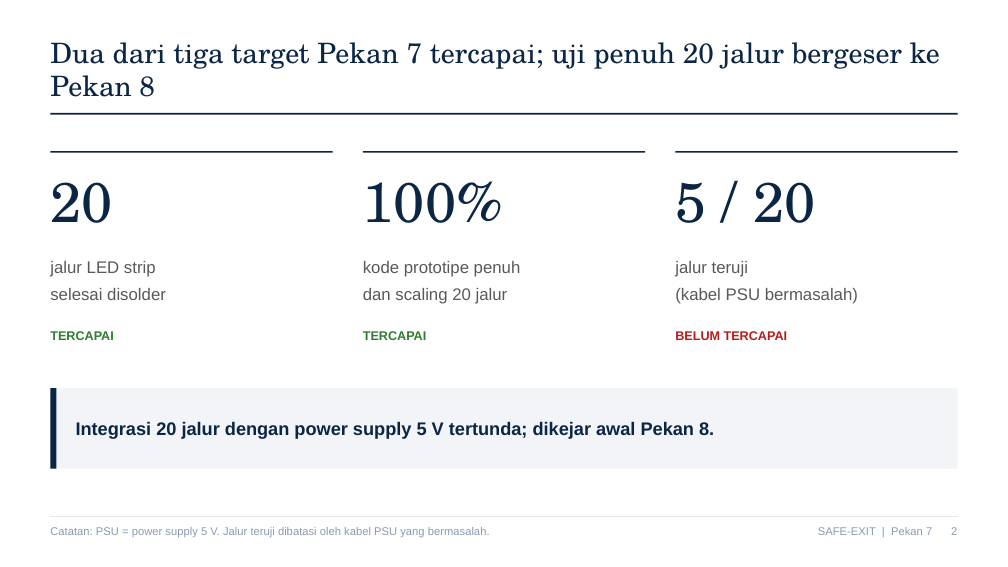
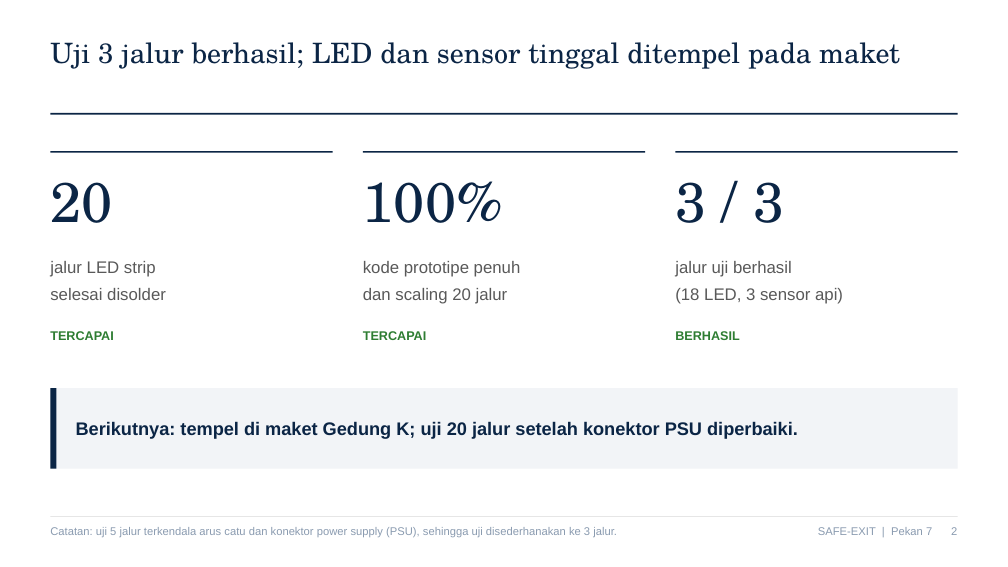
Before and after one commit to aryawiandra/despro-2, a slide deck: slide 2 of Week7/PPT_SAFE-EXIT_Pekan7_Kelompok21_MBB.pptx. Drawn at 1008x567 pixels with LibreOffice and Linux fonts; fonts in the diff are those of the drawing. Boxes give left, top, right and bottom in pixels: in the first picture for what was removed or moved away, otherwise in the second. Text is boxed around its words. In the diff, an @@ line names an element or a change of style, - is before the commit and + after.

```diff
--- a/Week7/PPT_SAFE-EXIT_Pekan7_Kelompok21_MBB.pptx
+++ b/Week7/PPT_SAFE-EXIT_Pekan7_Kelompok21_MBB.pptx
@@ text at [50, 42, 900, 69]: text changed @@
-Dua dari tiga target Pekan 7 tercapai; uji penuh 20 jalur bergeser ke Pekan 8
+Uji 3 jalur berhasil; LED dan sensor tinggal ditempel pada maket
@@ text at [675, 182, 784, 223]: text changed @@
-5 / 20
+3 / 3
@@ text at [675, 261, 843, 304]: text changed @@
-jalur teruji
-(kabel PSU bermasalah)
+jalur uji berhasil
+(18 LED, 3 sensor api)
@@ text at [675, 331, 739, 340]: text changed; text colour #B71C1C to #2E7D32 @@
-BELUM TERCAPAI
+BERHASIL
@@ text at [76, 421, 798, 439]: text changed @@
-Integrasi 20 jalur dengan power supply 5 V tertunda; dikejar awal Pekan 8.
+Berikutnya: tempel di maket Gedung K; uji 20 jalur setelah konektor PSU diperbaiki.
@@ text at [50, 527, 617, 537]: text changed @@
-Catatan: PSU = power supply 5 V. Jalur teruji dibatasi oleh kabel PSU yang bermasalah.
+Catatan: uji 5 jalur terkendala arus catu dan konektor power supply (PSU), sehingga uji disederhanakan ke 3 jalur.
```
Also in this commit, not shown: 3 other slides changed, 1 slide added, 2 other files.
